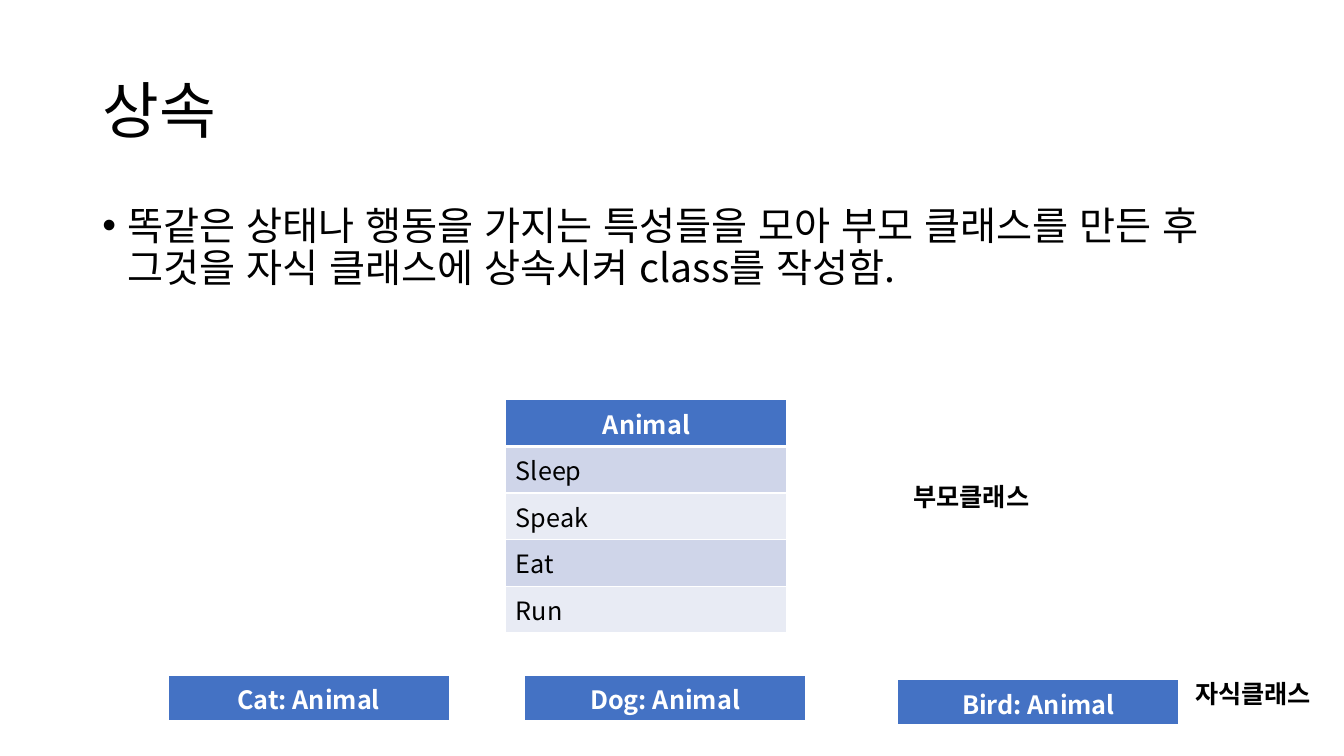
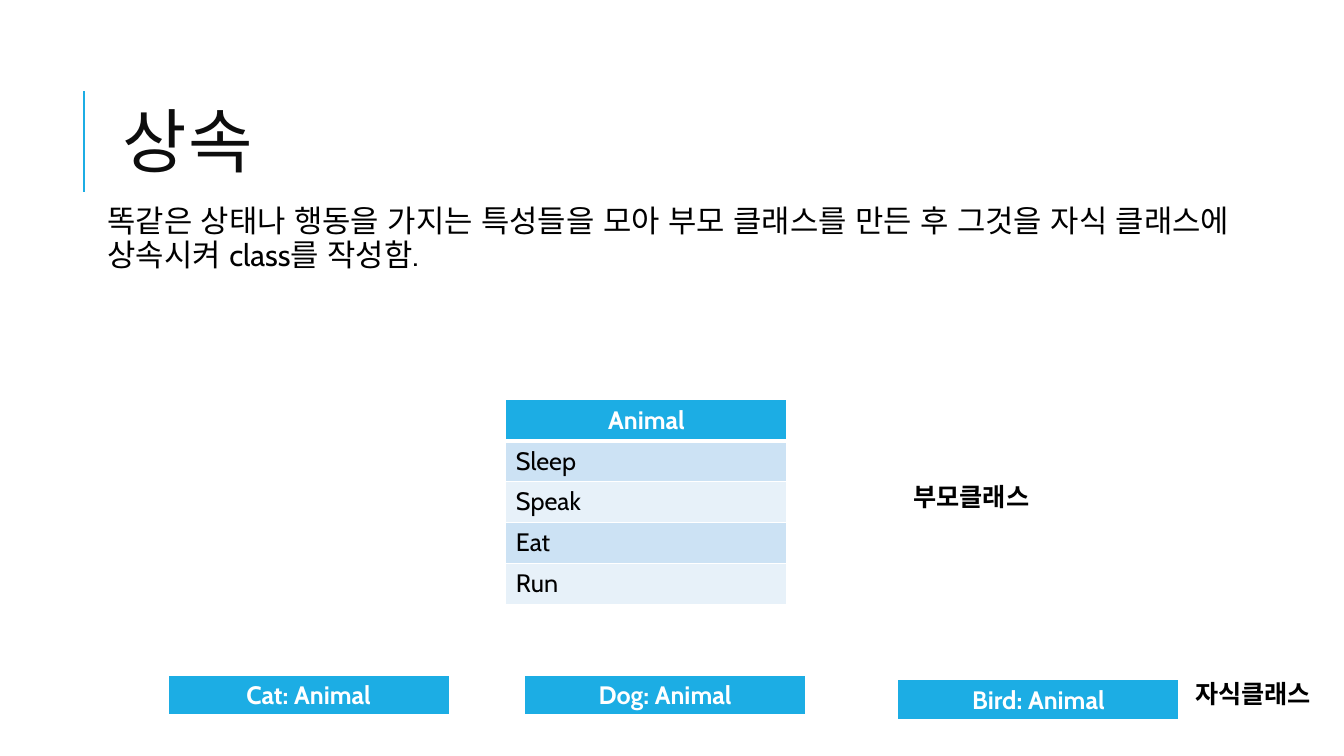
Before and after one commit to GyuCheol/happy_algorithm, a slide deck: slide 7 of ppt/OOP.pptx. Drawn at 1344x756 pixels with LibreOffice and Linux fonts; fonts in the diff are those of the drawing. Boxes give left, top, right and bottom in pixels: in the first picture for what was removed or moved away, otherwise in the second. Text is boxed around its words. In the diff, an @@ line names an element or a change of style, - is before the commit and + after.

```diff
--- a/ppt/OOP.pptx
+++ b/ppt/OOP.pptx
@@ title "상속" moved from (x1=102, y1=82, x2=215, y2=138) to (x1=123, y1=109, x2=253, y2=173) @@
@@ title "상속" at (x1=123, y1=109, x2=253, y2=173): size 44 to 50 pt, font Noto Sans CJK KR to Calibri, text colour #000000 to #0D0D0D, letter spacing 0 to 1 pt; line spacing 0.9 to 0.8 @@
@@ line added from (84, 192) to (84, 91), #1CADE4 1.5 pt @@
@@ text "똑같은 상태나 행동을 가지는 특성들을 ..." at (x1=108, y1=206, x2=1229, y2=269): size 28 to 22 pt, font Noto Sans CJK KR to Cabin; bullet • to  ; more space between paragraphs @@
@@ table at (x1=506, y1=400, x2=787, y2=605) @@
@@ fill #4472C4 to #1CADE4 in row 1, column 1 @@
@@ fill #CFD5EA to #CDE3F5 in 2 cells @@
@@ fill #E9EBF5 to #E8F1FA in 2 cells @@
@@ font Noto Sans CJK KR to Cabin @@
@@ table at (x1=168, y1=676, x2=450, y2=717) @@
@@ fill #4472C4 to #1CADE4 in row 1, column 1 @@
@@ font Noto Sans CJK KR to Cabin @@
@@ table at (x1=524, y1=676, x2=806, y2=717) @@
@@ fill #4472C4 to #1CADE4 in row 1, column 1 @@
@@ font Noto Sans CJK KR to Cabin @@
@@ table at (x1=898, y1=680, x2=1180, y2=721) @@
@@ fill #4472C4 to #1CADE4 in row 1, column 1 @@
@@ font Noto Sans CJK KR to Cabin @@
```
Also in this commit, not shown: 7 other slides changed, 3 slides added, 1 other file.
